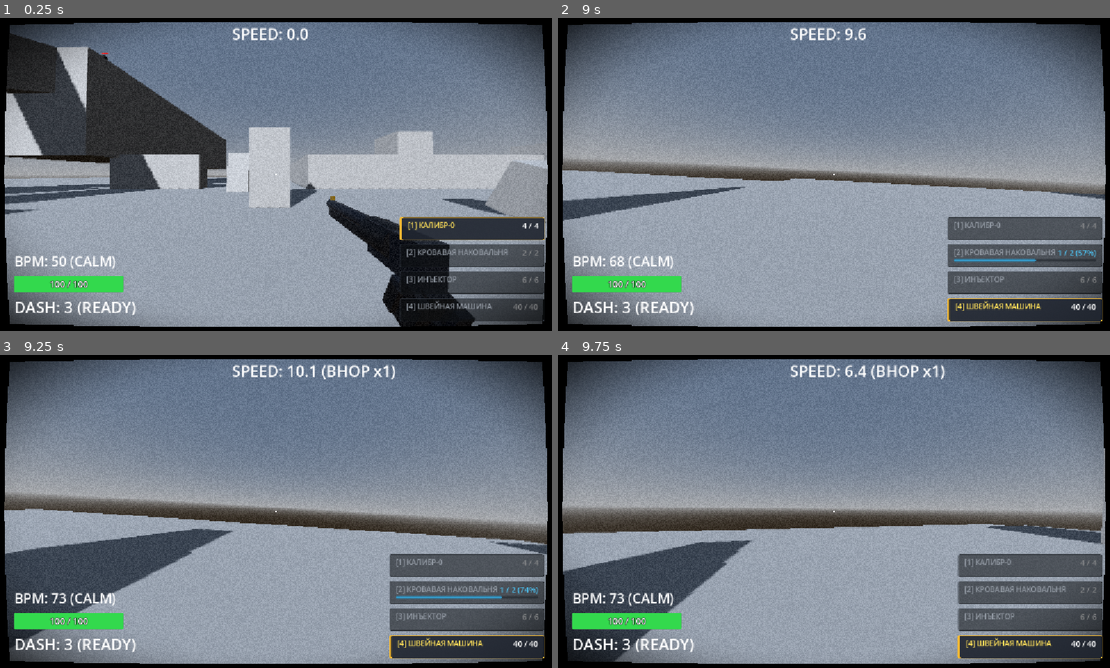
Above: before the commit, frames 1-4 (two rows, left to right).
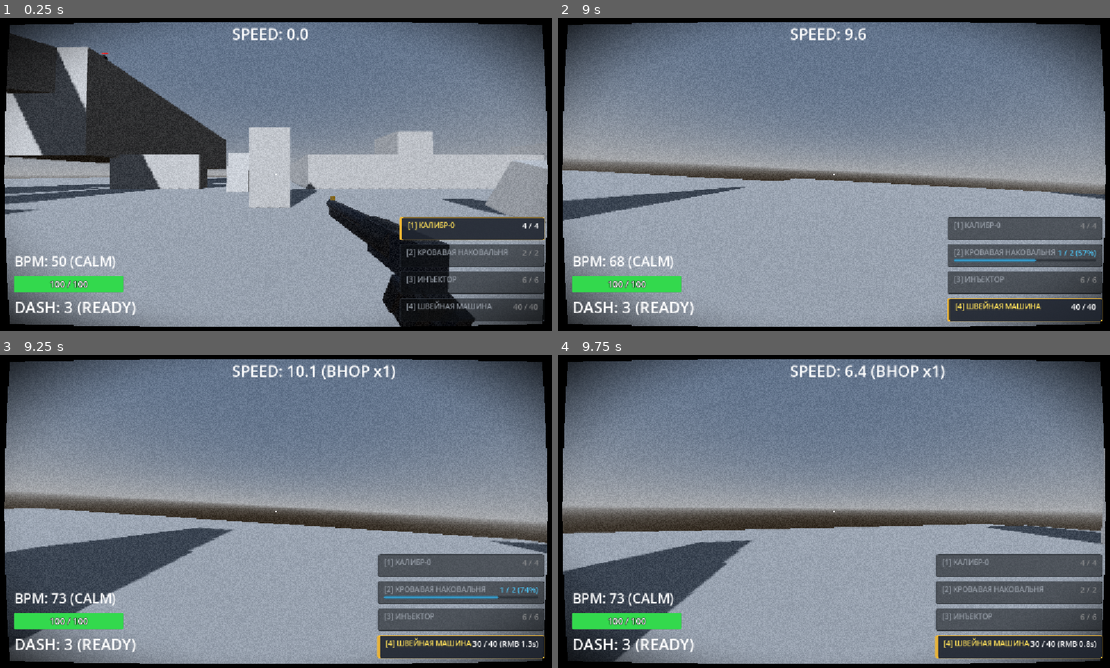
Above: after the commit, the same moments.

Repository: ggou3/voidkill
Game: Godot game, scene res://world.tscn
Same seed, same stepped clock (60 frames per second), same inputs: the game is played once before the commit and once after it.
Inputs (mouse positions are in pixels of both pictures, inside the frame that each line leads up to):
- Up to frame 1 (0.25 s): no input
- Up to frame 2 (9 s): tap Enter at 0.5 s; move the mouse to (867, 174) at 0.52 s; hold Right mouse button (alt_fire) 0.53-1.28 s; hold W (move_forward) 0.53-5.78 s; tap Space (jump) at 0.77, 1.52, 3.02, 3.77, 4.52, 6.02, 6.77, 7.52 s; click (867, 174) at 0.8 s; move the mouse to (806, 174) at 1.27 s; click (806, 174) at 1.35 s; right-click (806, 174) at 1.55 s; move the mouse to (850, 168) at 2.02 s; hold Right mouse button (alt_fire) 2.03-2.78 s; click (850, 168) at 2.3 s; move the mouse to (828, 180) at 2.77 s; tap Shift (dash) at 2.85 s; right-click (828, 180) at 3.05 s; move the mouse to (878, 177) at 3.52 s; hold F (melee) 3.53-4.28 s; click (878, 177) at 3.8 s; tap R (reload) at 4.15 s; move the mouse to (789, 171) at 4.27 s; click (789, 171) at 4.35 s; right-click (789, 171) at 4.55 s; move the mouse to (839, 174) at 5.02 s; hold C (slam) 5.03-5.78 s; click (839, 174) at 5.3 s; move the mouse to (811, 168) at 5.77 s; hold D (move_right) 5.78-6.53 s; tap Ctrl (slide) at 5.85 s; right-click (811, 168) at 6.05 s; move the mouse to (867, 174) at 6.52 s; press the mouse at (867, 174) at 6.53 s; hold W (move_forward) 6.53-8.78 s; tap 1 at 6.6 s; move the mouse to (806, 174) at 7.27 s; release the mouse at (806, 174) at 7.28 s; tap 2 at 7.35 s; right-click (806, 174) at 7.55 s; move the mouse to (850, 168) at 8.02 s; press the mouse at (850, 168) at 8.03 s; tap 3 at 8.1 s; move the mouse to (828, 180) at 8.77 s; release the mouse at (828, 180) at 8.78 s; hold A (move_left) from 8.78 s (still down); tap 4 at 8.85 s
- Up to frame 3 (9.25 s): keep holding A (move_left); tap Space (jump) at 9.02 s; right-click (270, 517) at 9.05 s
- Up to frame 4 (9.75 s): move the mouse to (878, 514) at 9.52 s; release A (move_left) at 9.53 s; hold W (move_forward) from 9.53 s (still down); hold Right mouse button (alt_fire) from 9.53 s (still down)

Frames 1-2 are identical in both runs. In frame 3, 2.4% of the frame differs, in the area x 0-100%, y 47-98%; in frame 4, 2.0%.

Commit message:
Sewing Machine step 4: implement RMB fan barrage salvo and ammo integration

Diff:
--- a/weapon_manager.gd
+++ b/weapon_manager.gd
@@ -13,6 +13,9 @@
 
 var injector_alt_cooldown: float = 2.8
 var injector_alt_timer: float = 0.0
+
+var sewing_alt_cooldown: float = 1.5
+var sewing_alt_timer: float = 0.0
 
 var weapons = [
 	{
@@ -216,6 +219,9 @@
 	if injector_alt_timer > 0.0:
 		injector_alt_timer -= delta
 
+	if sewing_alt_timer > 0.0:
+		sewing_alt_timer -= delta
+
 	var player_node = get_parent()
 	if is_instance_valid(player_node) and player_node.is_on_floor() and player_node.velocity.y <= 0.0:
 		anvil_self_launch_chain = 0
@@ -285,7 +291,14 @@
 
 			if is_reloading:
 				var progress = clamp((float(w["reload_time"]) - active_reload_timer) / float(w["reload_time"]), 0.0, 1.0)
-				slot["ammo_text"].text = "RELOAD %d%%" % int(progress * 100.0)
+				var alt_suffix = ""
+				if i == 1 and anvil_alt_timer > 0.0:
+					alt_suffix = " (RMB %.1fs)" % anvil_alt_timer
+				elif i == 2 and injector_alt_timer > 0.0:
+					alt_suffix = " (RMB %.1fs)" % injector_alt_timer
+				elif i == 3 and sewing_alt_timer > 0.0:
+					alt_suffix = " (RMB %.1fs)" % sewing_alt_timer
+				slot["ammo_text"].text = ("RELOAD %d%%" % int(progress * 100.0)) + alt_suffix
 				slot["ammo_text"].add_theme_color_override("font_color", Color(1.0, 0.6, 0.1, 1.0))
 				slot["pbar"].visible = true
 				slot["pbar"].value = progress * 100.0
@@ -302,6 +315,8 @@
 					alt_suffix = " (RMB %.1fs)" % anvil_alt_timer
 				elif i == 2 and injector_alt_timer > 0.0:
 					alt_suffix = " (RMB %.1fs)" % injector_alt_timer
+				elif i == 3 and sewing_alt_timer > 0.0:
+					alt_suffix = " (RMB %.1fs)" % sewing_alt_timer
 				slot["ammo_text"].text = "INF (OVERDRIVE)" + alt_suffix
 				slot["ammo_text"].add_theme_color_override("font_color", Color(1.0, 0.2, 0.2, 1.0))
 				slot["pbar"].visible = false
@@ -311,6 +326,8 @@
 					alt_suffix = " (RMB %.1fs)" % anvil_alt_timer
 				elif i == 2 and injector_alt_timer > 0.0:
 					alt_suffix = " (RMB %.1fs)" % injector_alt_timer
+				elif i == 3 and sewing_alt_timer > 0.0:
+					alt_suffix = " (RMB %.1fs)" % sewing_alt_timer
 				slot["ammo_text"].text = ("%d / %d" % [ammos[i], w["max_ammo"]]) + alt_suffix
 				slot["ammo_text"].add_theme_color_override("font_color", Color(1.0, 1.0, 1.0, 1.0))
 				slot["pbar"].visible = false
@@ -377,8 +394,8 @@
 		# Инъектор: ПКМ раздутие (независимый кулдаун, не зависит от магазина ЛКМ)
 		_fire_injector_inflate()
 	elif current_weapon_index == 3:
-		# Швейная машина: ПКМ заградительный залп (следующий шаг)
-		pass
+		# Швейная машина: ПКМ заградительный веерный залп
+		_fire_sewing_barrage(has_infinite_ammo)
 
 func _fire_anvil_piston():
 	if anvil_alt_timer > 0.0:
@@ -1145,37 +1162,40 @@
 	itween.tween_property(imat, "albedo_color:a", 0.0, 0.24).set_trans(Tween.TRANS_QUAD).set_ease(Tween.EASE_IN)
 	itween.chain().tween_callback(impact_sphere.queue_free)
 
-func _fire_pellets(weapon_idx: int, spread_override: float = -1.0, is_alt_fire: bool = false):
-	var w = weapons[weapon_idx]
-	var spread = spread_override if spread_override >= 0.0 else float(w.get("spread", 0.0))
-
-	var cam_shake = float(w.get("cam_shake", 0.09))
-	var weapon_kick = float(w.get("weapon_kick", 0.35))
-	if is_alt_fire:
-		cam_shake *= 0.75
-		weapon_kick *= 0.75
-
-	head.add_recoil(cam_shake, weapon_kick)
-	head.trigger_muzzle_flash(weapon_idx == 1)
-
-	if weapon_idx == 0:
-		AudioManager.play_sound("revolver_shot")
-	elif weapon_idx == 1:
-		AudioManager.play_sound("shotgun_shot")
-	elif weapon_idx == 2:
-		AudioManager.play_sound("injector_shot")
-	elif weapon_idx == 3:
-		AudioManager.play_sound("needle_shot")
-
+func _fire_sewing_barrage(has_infinite_ammo: bool = false):
+	if sewing_alt_timer > 0.0:
+		return
+
+	# Тратит 10 игл из общего магазина ЛКМ; если меньше 10 — недоступен (dry_fire)
+	if ammos[3] < 10:
+		AudioManager.play_sound("dry_fire")
+		return
+
+	if not has_infinite_ammo:
+		ammos[3] -= 10
+
+	sewing_alt_timer = sewing_alt_cooldown
+
+	head.add_recoil(0.06, 0.22)
+	head.trigger_muzzle_flash(false)
+	AudioManager.play_sound("needle_shot")
+
+	const NEEDLE_COUNT: int = 12
+	const NEEDLE_DAMAGE: int = 4
 	var aim_dir = head.get_aim_direction()
 	var start_pos = head.get_muzzle_position()
-	var pellets_count = 1 if is_alt_fire else int(w.get("pellets", 1))
-
-	for i in range(pellets_count):
-		var ray = head.get_aim_raycast(spread)
+
+	# Веерный разброс 12 игл широким сектором (конус разброса 35-40 градусов)
+	for i in range(NEEDLE_COUNT):
+		var h_frac = (float(i) / float(NEEDLE_COUNT - 1)) * 2.0 - 1.0 # от -1.0 до +1.0
+		var spread_x = (h_frac * 0.34) + randf_range(-0.03, 0.03) # дуга ~38 градусов
+		var spread_y = randf_range(-0.16, 0.16) # вертикальный разброс ~18 градусов
+
+		head.raycast.target_position = Vector3(spread_x * 100.0, spread_y * 100.0, -100.0)
+		head.raycast.force_raycast_update()
+		var ray = head.raycast
+
 		var hit_pos = ray.to_global(ray.target_position)
-		var directly_hit_target: Node = null
-
 		if ray.is_colliding():
 			hit_pos = ray.get_collision_point()
 			var hit = ray.get_collider()
@@ -1195,6 +1215,72 @@
 					target = hit.get_parent()
 
 				if target != null and target.has_method("take_damage"):
+					var flat_dir = Vector3(aim_dir.x, 0.0, aim_dir.z).normalized()
+					var knockback_vector = flat_dir * 1.5 + Vector3.UP * 0.5
+					var final_dmg = NEEDLE_DAMAGE
+					if is_headshot:
+						final_dmg = int(round(float(NEEDLE_DAMAGE) * 1.5))
+
+					if target.has_method("add_needle"):
+						target.add_needle()
+
+					target.take_damage(final_dmg, knockback_vector, hit_pos, false, false, false, is_headshot)
+
+		spawn_needle_tracer(start_pos, hit_pos)
+
+	head.raycast.target_position = Vector3(0, 0, -100)
+	print("[SEWING MACHINE] Barrage fired! Needles: %d | Ammos remaining: %d" % [NEEDLE_COUNT, ammos[3]])
+
+func _fire_pellets(weapon_idx: int, spread_override: float = -1.0, is_alt_fire: bool = false):
+	var w = weapons[weapon_idx]
+	var spread = spread_override if spread_override >= 0.0 else float(w.get("spread", 0.0))
+
+	var cam_shake = float(w.get("cam_shake", 0.09))
+	var weapon_kick = float(w.get("weapon_kick", 0.35))
+	if is_alt_fire:
+		cam_shake *= 0.75
+		weapon_kick *= 0.75
+
+	head.add_recoil(cam_shake, weapon_kick)
+	head.trigger_muzzle_flash(weapon_idx == 1)
+
+	if weapon_idx == 0:
+		AudioManager.play_sound("revolver_shot")
+	elif weapon_idx == 1:
+		AudioManager.play_sound("shotgun_shot")
+	elif weapon_idx == 2:
+		AudioManager.play_sound("injector_shot")
+	elif weapon_idx == 3:
+		AudioManager.play_sound("needle_shot")
+
+	var aim_dir = head.get_aim_direction()
+	var start_pos = head.get_muzzle_position()
+	var pellets_count = 1 if is_alt_fire else int(w.get("pellets", 1))
+
+	for i in range(pellets_count):
+		var ray = head.get_aim_raycast(spread)
+		var hit_pos = ray.to_global(ray.target_position)
+		var directly_hit_target: Node = null
+
+		if ray.is_colliding():
+			hit_pos = ray.get_collision_point()
+			var hit = ray.get_collider()
+			if hit != null:
+				var target: Node = null
+				var is_headshot: bool = false
+
+				if hit.is_in_group("enemy_head") or hit.name == "HeadHitbox":
+					is_headshot = true
+					if hit.has_meta("enemy"):
+						target = hit.get_meta("enemy")
+					elif hit.get_parent():
+						target = hit.get_parent()
+				elif hit.has_method("take_damage"):
+					target = hit
+				elif hit.get_parent() and hit.get_parent().has_method("take_damage"):
+					target = hit.get_parent()
+
+				if target != null and target.has_method("take_damage"):
 					directly_hit_target = target
 					var flat_dir = Vector3(aim_dir.x, 0.0, aim_dir.z).normalized()
 					var knockback_vector = flat_dir * float(w.get("knockback", 4.5))
Not shown, changed: DESIGN.md
